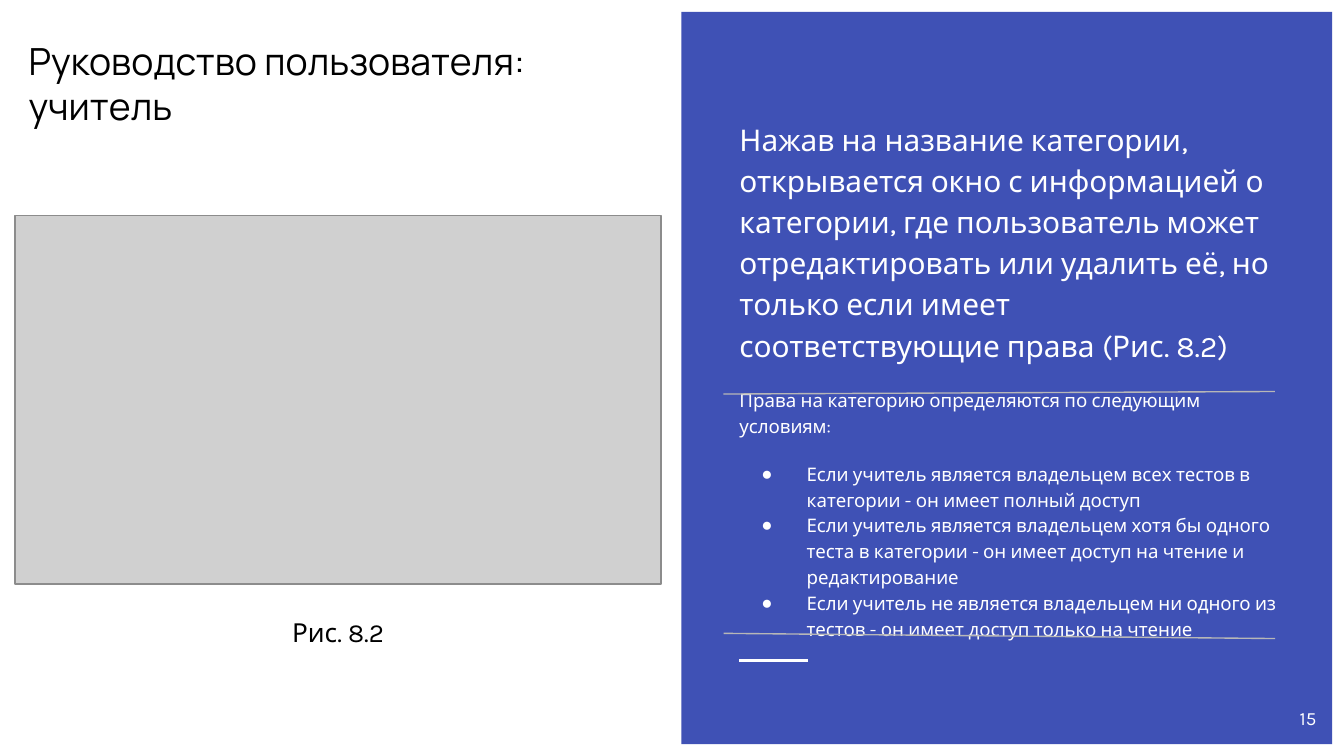
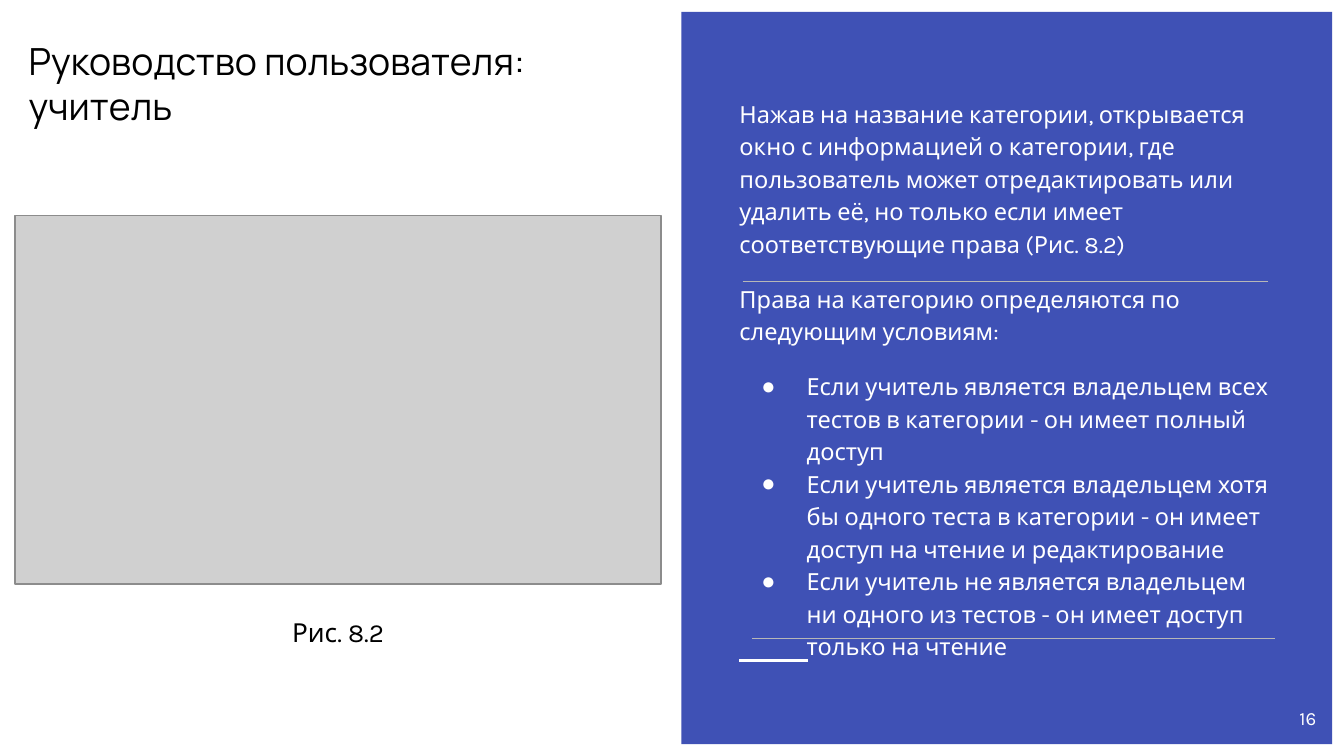
Before and after one commit to BnnQ/TestingSystem, a slide deck: slide 16 of Docs/M_Курсовой проект приложение «Система тестирования».pptx (slide 15 before the commit). Drawn at 1344x756 pixels with LibreOffice and Linux fonts; fonts in the diff are those of the drawing; grey boxes stand for pictures. Boxes give left, top, right and bottom in pixels: in the first picture for what was removed or moved away, otherwise in the second. Text is boxed around its words. In the diff, an @@ line names an element or a change of style, - is before the commit and + after.

```diff
--- a/Docs/M_Курсовой проект приложение «Система тестирования».pptx
+++ b/Docs/M_Курсовой проект приложение «Система тестирования».pptx
@@ text "Нажав на название категории, открывается ..." at (x1=739, y1=106, x2=1268, y2=661): size 16 to 12.6 pt in "Нажав на название категории, открывается окно с ..."; size 10 to 12.6 pt in "Права на категорию определяются по следующим условиям:", "Если учитель является владельцем всех тестов в ...", "Если учитель является владельцем хотя бы одного ...", "Если учитель не является владельцем ни одного ..." @@
@@ line moved from (723, 394) - (1275, 391) to (743, 282) - (1269, 282) @@
@@ line moved from (723, 633) - (1275, 638) to (753, 638) - (1275, 638) @@
@@ page number at (x1=1299, y1=713, x2=1316, y2=725): text changed @@
-15
+16
```
Also in this commit, not shown: 5 other slides changed, 3 slides added, 2 other files.
